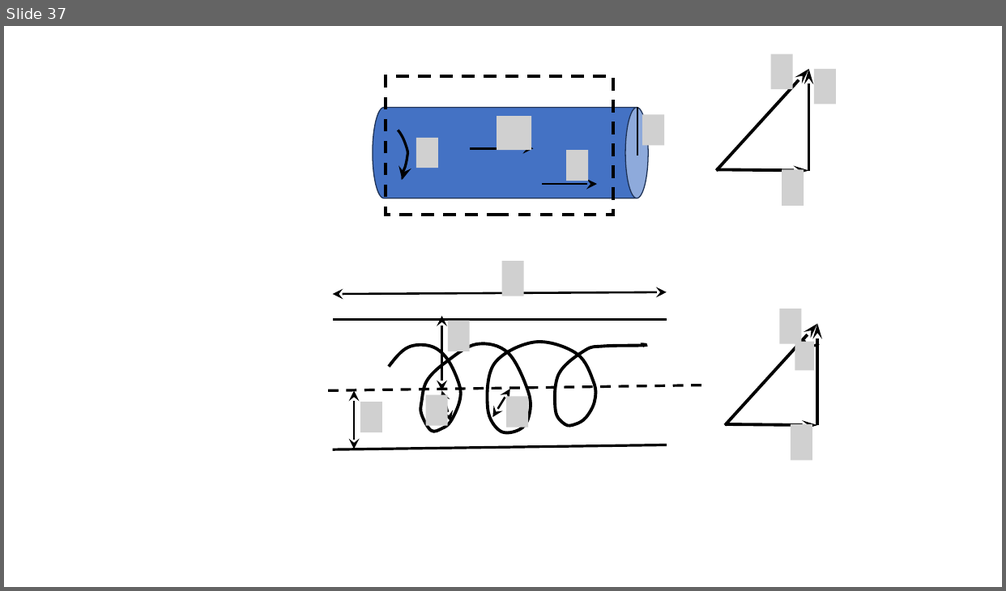
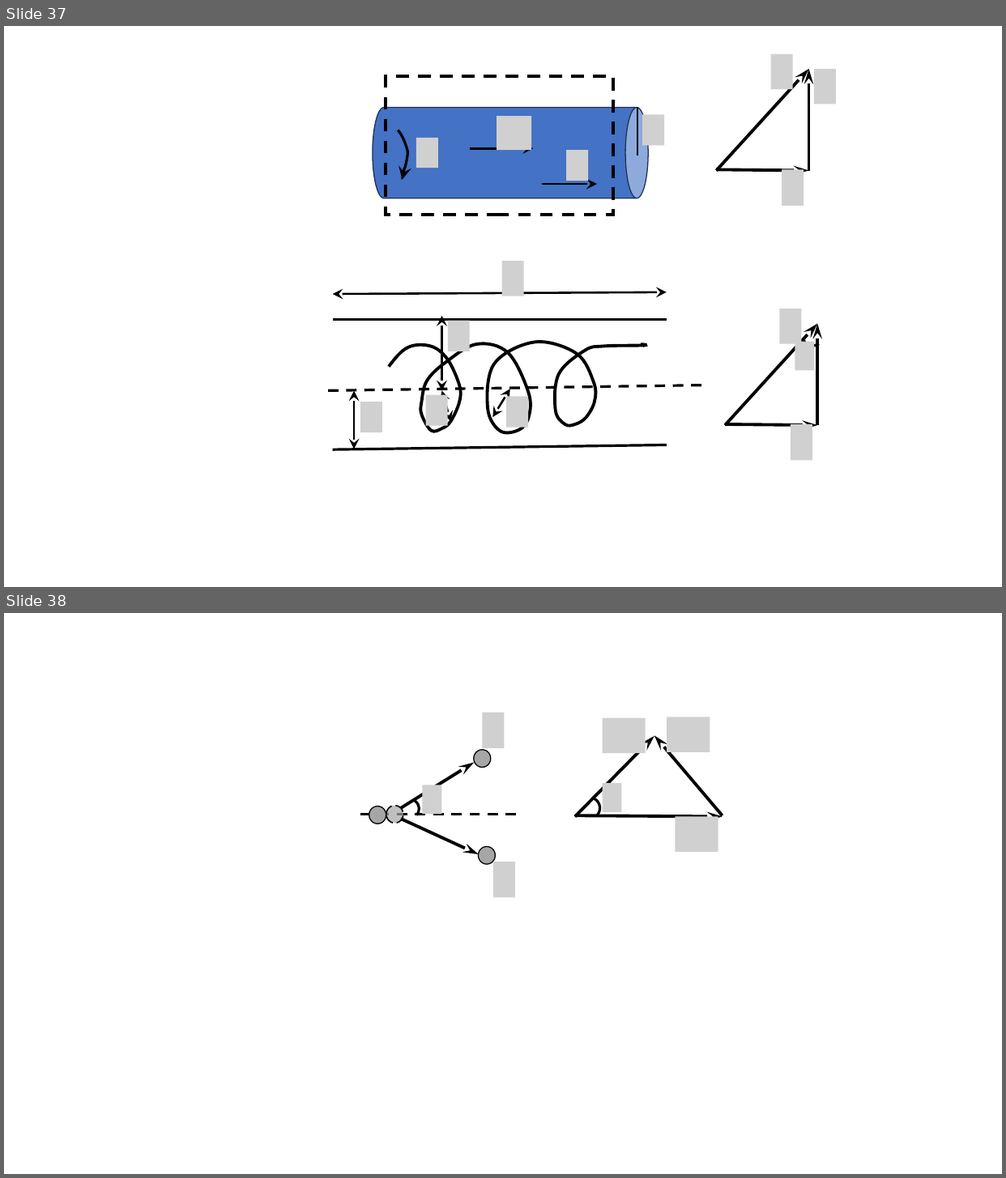
Before and after one commit to savchenko-physics/savchenko-physics.github.io, a slide deck: src/Drawings.pptx. Shown one above the other, each under a label of ours: slide 37 before the commit, slides 37 and 38 after it. The pictures are 1006x591 and 1006x1178 pixels, drawn with LibreOffice and Linux fonts; fonts in the diff are those of the drawing; grey boxes stand for pictures. Boxes give left, top, right and bottom in pixels: in the first picture for what was removed or moved away, otherwise in the second. Text is boxed around its words. In the diff, an @@ line names an element or a change of style, - is before the commit and + after.

```diff
--- a/src/Drawings.pptx
+++ b/src/Drawings.pptx
@@ slide 38 added at [4,613,1002,1174], background #FFFFFF @@
@@ picture added at [483,713,504,748] @@
@@ picture added at [602,717,646,753] @@
@@ picture added at [667,717,710,752] @@
@@ ellipse added at [474,750,492,768], fill #A6A6A6, outline #000000 1 pt @@
@@ arrow added from (575, 816) to (654, 736), #000000 3 pt @@
@@ arrow added from (722, 815) to (654, 736), #000000 3 pt @@
@@ arrow added from (401, 808) to (474, 763), #000000 3 pt @@
@@ ellipse added at [369,806,386,824], fill #A6A6A6, outline #000000 1 pt @@
@@ ellipse added at [386,806,404,824], fill #A6A6A6 at 70% opacity, outline #000000 1.25 pt dashed @@
@@ arc (boxed as its full ellipse) added at [395,795,423,824], outline #000000 2.5 pt @@
@@ picture added at [423,786,442,815] @@
@@ arc (boxed as its full ellipse) added at [574,794,604,824], outline #000000 2.5 pt @@
@@ picture added at [602,783,621,812] @@
@@ line added from (516, 815) to (355, 815), #000000 2.5 pt dashed @@
@@ arrow added from (401, 819) to (479, 855), #000000 3 pt @@
@@ arrow added from (575, 815) to (722, 816), #000000 3 pt @@
@@ picture added at [675,816,719,852] @@
@@ ellipse added at [479,846,496,865], fill #A6A6A6, outline #000000 1 pt @@
@@ picture added at [493,862,514,897] @@
```
Also in this commit, not shown: 5 other files.
